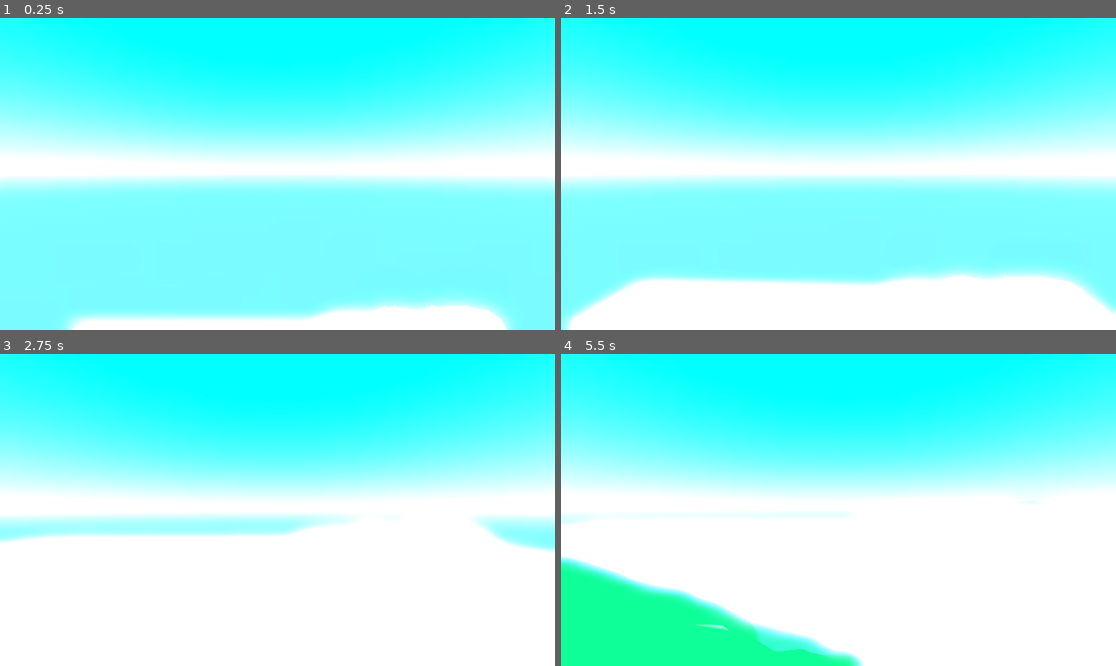
Above: before the commit, frames 1-4 (two rows, left to right).
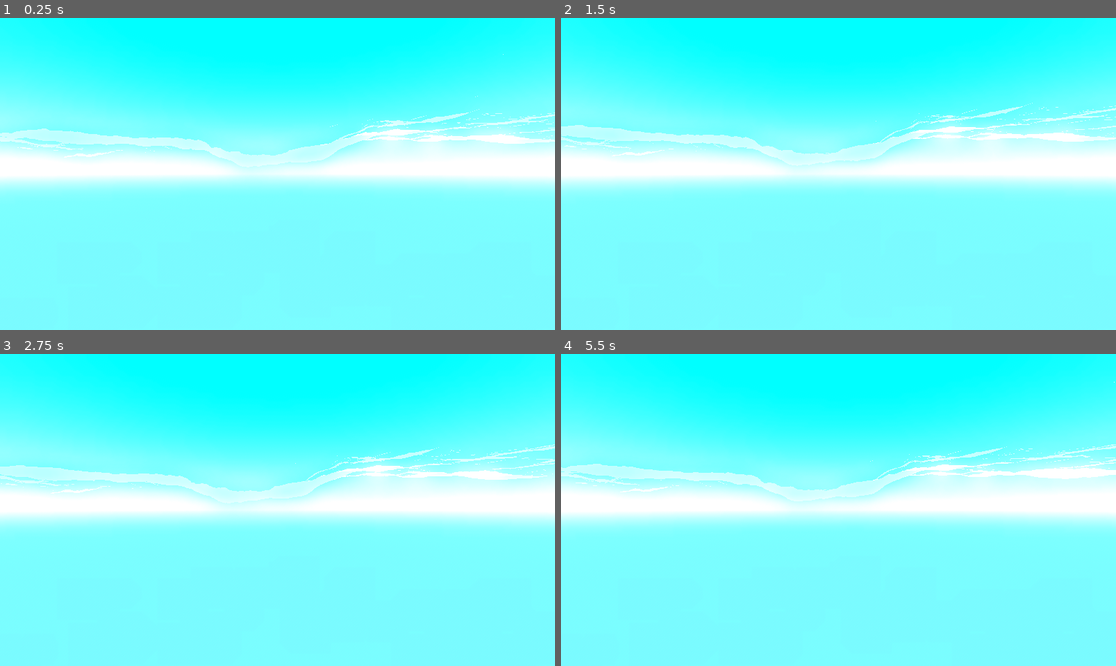
Above: after the commit, the same moments.

Repository: KatsuroDev/projet-veille
Game: Godot game, scene res://Scenes/test.tscn
The game is run twice, just before and just after one commit, with the same random seed, the same clock (stepped at 60 frames per second) and the same inputs.
Inputs (mouse positions are in pixels of both pictures, inside the frame that each line leads up to):
- Up to frame 1 (0.25 s): no input
- Up to frame 2 (1.5 s): tap Enter at 0.5 s; move the mouse to (866, 174) at 0.52 s; hold D (move_right) 0.53-1.28 s; hold W (move_front) 0.53-1.28 s; tap Space (jump) at 0.77 s; move the mouse to (810, 174) at 1.27 s; hold S (move_back) from 1.28 s (still down); tap Q at 1.35 s
- Up to frame 3 (2.75 s): tap Space (jump) at 1.52 s; move the mouse to (288, 503) at 2.02 s; release S (move_back) at 2.03 s; hold D (move_right) from 2.03 s (still down); tap E at 2.1 s
- Up to frame 4 (5.5 s): move the mouse to (832, 516) at 2.77 s; tap Shift at 2.85 s; tap Space (jump) at 3.02, 3.77, 4.52 s; move the mouse to (877, 513) at 3.52 s; release D (move_right) at 3.53 s; hold A (move_left) 3.53-5.03 s; tap Alt at 3.6 s; move the mouse to (794, 506) at 4.27 s; tap W (move_front) at 4.35 s; move the mouse to (844, 510) at 5.02 s; hold S (move_back) from 5.03 s (still down); tap Q at 5.1 s

The runs differ from the first frame. In frame 1, 11% of the frame differs, in the area x 0-100%, y 11-100%; in frame 2, 22%; in frame 3, 50%; in frame 4, 53%, in the area x 0-100%, y 8-100%.

Commit message:
Tweak Noise And Region Gradient

Diff:
--- a/Resources/Textures/default_regions_gradient.tres
+++ b/Resources/Textures/default_regions_gradient.tres
@@ -2,7 +2,7 @@
 
 [sub_resource type="Gradient" id="Gradient_vrsyt"]
 interpolation_mode = 1
-offsets = PackedFloat32Array(0.276423, 0.333333, 0.407407, 0.479675, 0.558642, 0.674797, 0.780864, 0.814815)
+offsets = PackedFloat32Array(0.183908, 0.333333, 0.350575, 0.373563, 0.408046, 0.448276, 0.54023, 0.753086)
 colors = PackedColorArray(0.295326, 0.209083, 0.0720752, 1, 0.794658, 0.598967, 0.2976, 1, 0.95, 0.8, 0.59, 1, 0.41, 0.76, 0.41, 1, 0, 0.56, 0.21, 1, 0.27, 0.2, 0.16, 1, 0.15, 0.09, 0.06, 1, 0.85, 0.85, 0.85, 1)
 metadata/_snap_count = 28
 
--- a/Resources/curve.tres
+++ b/Resources/curve.tres
@@ -1,5 +1,5 @@
 [gd_resource type="Curve" format=3 uid="uid://csksvqfnm0kon"]
 
 [resource]
-_data = [Vector2(0.00531916, 0.011236), 0.0, 0.0, 0, 0, Vector2(0.409575, 0.460674), 1.23828, 1.23828, 0, 0, Vector2(0.654255, 0.662921), 0.162489, 0.162489, 0, 0, Vector2(0.914894, 1), 0.0, 0.0, 0, 0, Vector2(1, 1), -0.563297, 0.0, 0, 0]
-point_count = 5
+_data = [Vector2(0, 0), 0.0, 0.0, 0, 0, Vector2(0.345745, 0.314607), 0.559154, 0.559154, 0, 0, Vector2(0.648936, 0.438202), 0.162489, 0.162489, 0, 0, Vector2(1, 1), -0.563297, 0.0, 0, 0]
+point_count = 4
--- a/Scenes/test.tscn
+++ b/Scenes/test.tscn
@@ -7,7 +7,6 @@
 [ext_resource type="CameraAttributesPractical" uid="uid://bwr15hkv875k8" path="res://Resources/Camera Attributes/camera_attributes.tres" id="5_yb21e"]
 [ext_resource type="AudioStream" uid="uid://bxcqdemeb076a" path="res://Resources/Music/Escaped - By shrmp.wav" id="6_aees8"]
 [ext_resource type="Script" uid="uid://dnj2q3bpm21dy" path="res://Scripts/MusicPlayer.gd" id="7_mie3u"]
-[ext_resource type="PackedScene" uid="uid://c7i1fy3orqwm7" path="res://Prefabs/PlayerController.tscn" id="8_0qy5o"]
 
 [sub_resource type="FastNoiseLite" id="FastNoiseLite_mypys"]
 noise_type = 0
@@ -37,6 +36,7 @@
 
 [node name="FreeLookCamera" type="Camera3D" parent="."]
 transform = Transform3D(1, 0, 0, 0, 1, 0, 0, 0, 1, 0, 10, 0)
+current = true
 script = ExtResource("3_iaow0")
 metadata/_custom_type_script = "uid://ucrdvw2vdklp"
 
@@ -64,6 +64,3 @@
 [node name="MusicPlayer" type="AudioStreamPlayer" parent="."]
 stream = ExtResource("6_aees8")
 script = ExtResource("7_mie3u")
-
-[node name="PlayerController" parent="." instance=ExtResource("8_0qy5o")]
-transform = Transform3D(1, 0, 0, 0, 1, 0, 0, 0, 1, 0, 100, 0)
--- a/Scripts/Chunk.gd
+++ b/Scripts/Chunk.gd
@@ -37,7 +37,7 @@
 	water_plane.size = Vector2(chunk_data.width, chunk_data.width)
 	water_mesh.mesh = water_plane
 	water_mesh.material_override = water_material
-	water_mesh.position.y = 0.407 * chunk_data.height_multiplier
+	water_mesh.position.y = 0.351 * chunk_data.height_multiplier
 	add_child(water_mesh)
 
 
--- a/Scripts/TerrainGenerator.gd
+++ b/Scripts/TerrainGenerator.gd
@@ -31,7 +31,7 @@
 
 
 func generate() -> void:
-	for child in get_children():
+	for child in $Chunks.get_children():
 		if child is Chunk:
 			var chunk: Chunk = child as Chunk
 			chunk.chunk_data.width = chunk_width
Not shown: 1 places in Scenes/test.tscn that only renumber resources
